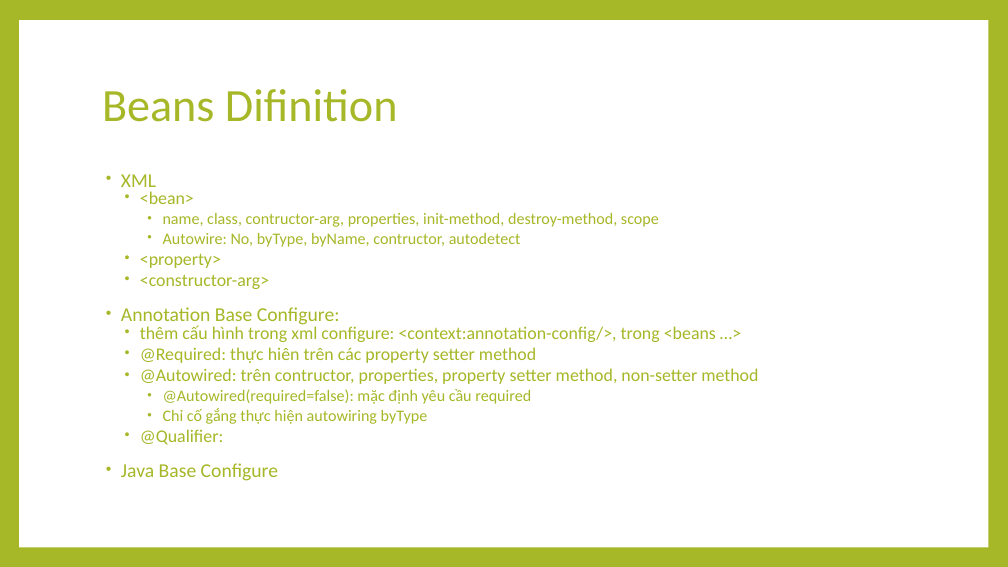
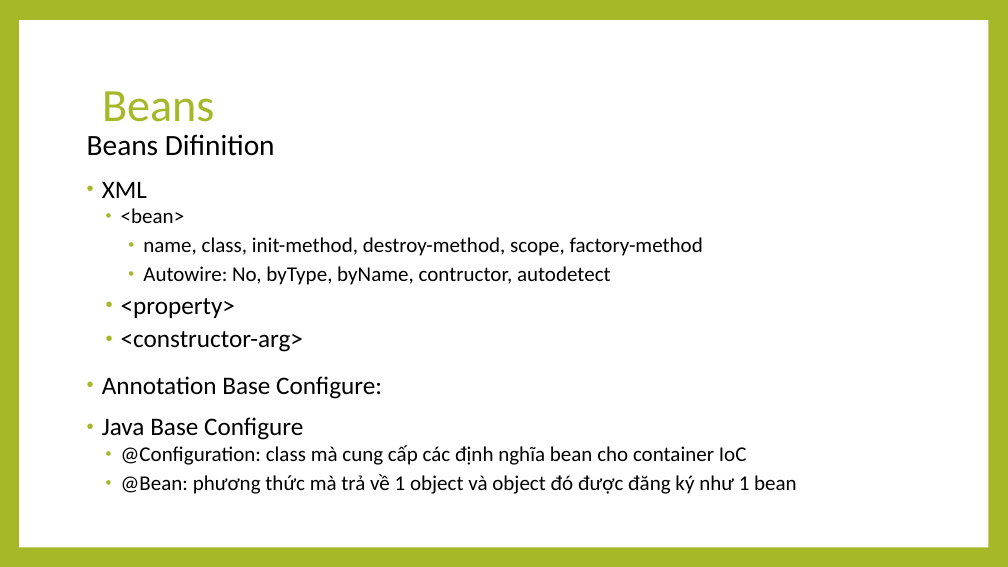
Before and after one commit to thaolt007/spring-doc, a slide deck: slide 8 of Spring.pptx (slide 7 before the commit). Drawn at 1008x567 pixels with LibreOffice and Linux fonts; fonts in the diff are those of the drawing. Boxes give left, top, right and bottom in pixels: in the first picture for what was removed or moved away, otherwise in the second. Text is boxed around its words. In the diff, an @@ line names an element or a change of style, - is before the commit and + after.

```diff
--- a/Spring.pptx
+++ b/Spring.pptx
@@ title at (x1=102, y1=91, x2=214, y2=122): text changed @@
-Beans Difinition
+Beans
@@ text "Beans Difinition" moved from (x1=121, y1=174, x2=758, y2=481) to (x1=87, y1=134, x2=797, y2=494) @@
@@ text at (x1=87, y1=134, x2=275, y2=156): paragraph added @@
+Beans Difinition
@@ text at (x1=102, y1=181, x2=611, y2=440): size 18.7 to 24 pt in "XML", "Annotation Base Configure:", "Java Base Configure"; text colour #A6B727 to #000000 in "XML", "<bean>", "Autowire: No, byType, byName, contructor, autodetect", "<property>" and 3 more places; size 17 to 20 pt in "<bean>"; size 15.3 to 20 pt in "Autowire: No, byType, byName, contructor, autodetect"; size 17 to 24 pt in "<property>", "<constructor-arg>"; line spacing 0.7 to 0.9 @@
@@ text at (x1=143, y1=237, x2=703, y2=256): text changed; size 15.3 to 20 pt; text colour #A6B727 to #000000 @@
-    • name, class, contructor-arg, properties, init-method, destroy-method, scope
+    • name, class, init-method, destroy-method, scope, factory-method
@@ text at (x1=140, y1=324, x2=758, y2=445): paragraphs removed @@
-  • thêm cấu hình trong xml configure: <context:annotation-config/>, trong <beans …>
-  • @Required: thực hiên trên các property setter method
-  • @Autowired: trên contructor, properties, property setter method, non-setter method
-    • @Autowired(required=false): mặc định yêu cầu required
-    • Chỉ cố gắng thực hiện autowiring byType
-  • @Qualifier:
@@ text at (x1=121, y1=445, x2=797, y2=494): paragraphs added @@
+  • @Configuration: class mà cung cấp các định nghĩa bean cho container IoC
+  • @Bean: phương thức mà trả về 1 object và object đó được đăng ký như 1 bean
```
Also in this commit, not shown: 4 other slides changed, 3 slides added.
